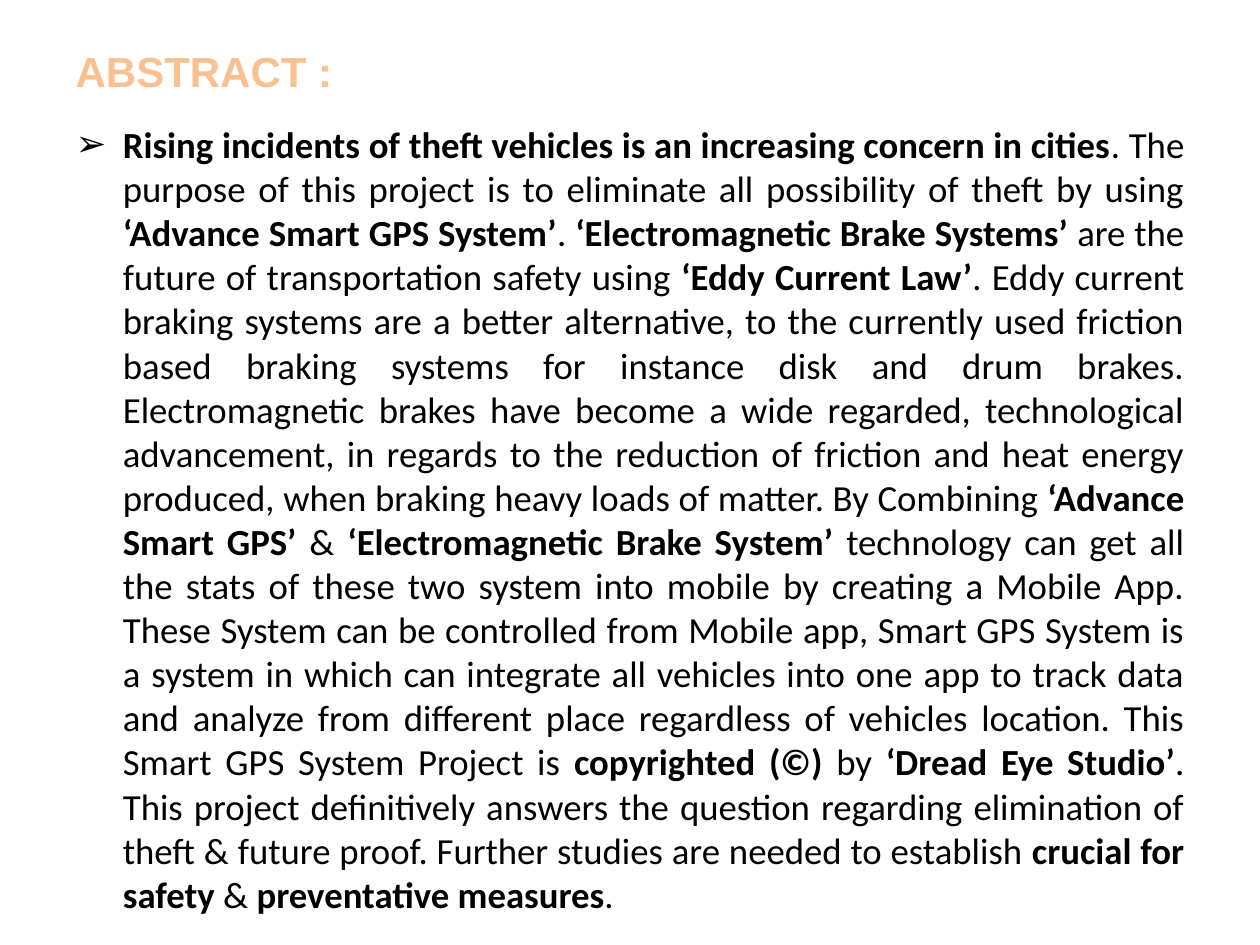
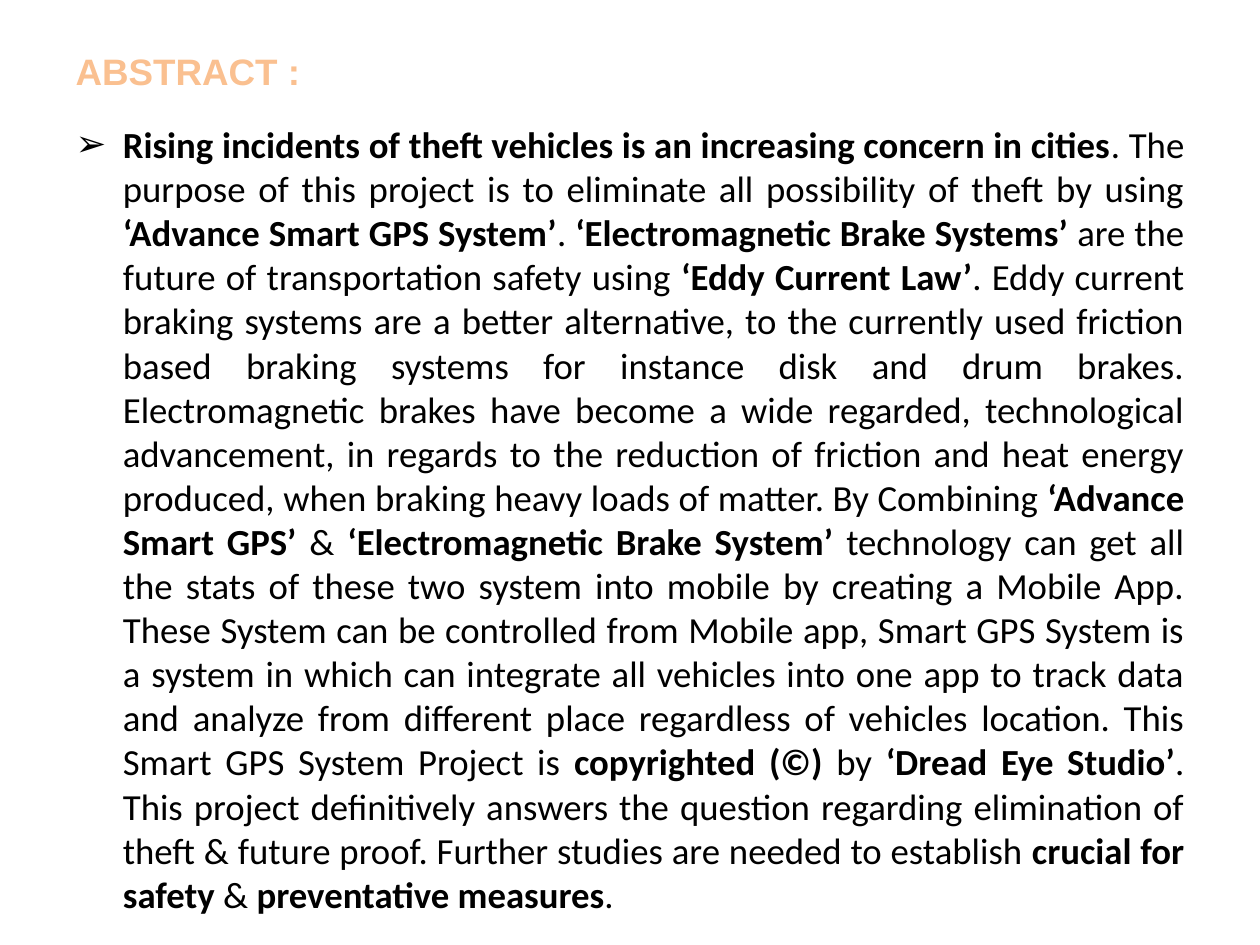
Before and after one commit to NihaalKnight87/Advance-Smart-GPS-Electromagnetic-Brake-System, a slide deck: slide 3 of NIHAAL/AS-GPS & EMBS_PPT.pptx. Drawn at 1260x945 pixels with LibreOffice and Linux fonts; fonts in the diff are those of the drawing; background and template pictures are left out. Boxes give left, top, right and bottom in pixels: in the first picture for what was removed or moved away, otherwise in the second. Text is boxed around its words. In the diff, an @@ line names an element or a change of style, - is before the commit and + after.

```diff
--- a/NIHAAL/AS-GPS & EMBS_PPT.pptx
+++ b/NIHAAL/AS-GPS & EMBS_PPT.pptx
@@ title "ABSTRACT :" at [76,59,278,85]: size 24 to 21 pt @@
```
Also in this commit, not shown: 23 slides added, 1 slide removed, 5 other files.
